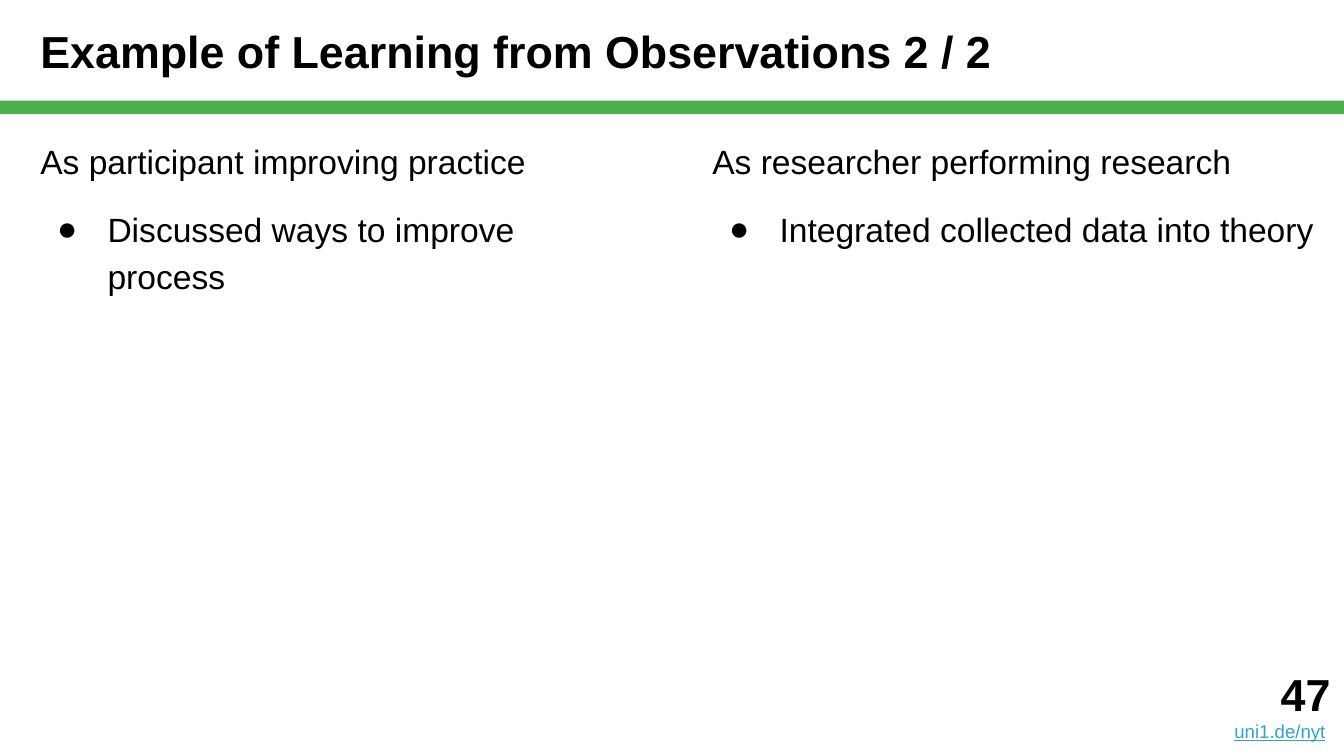
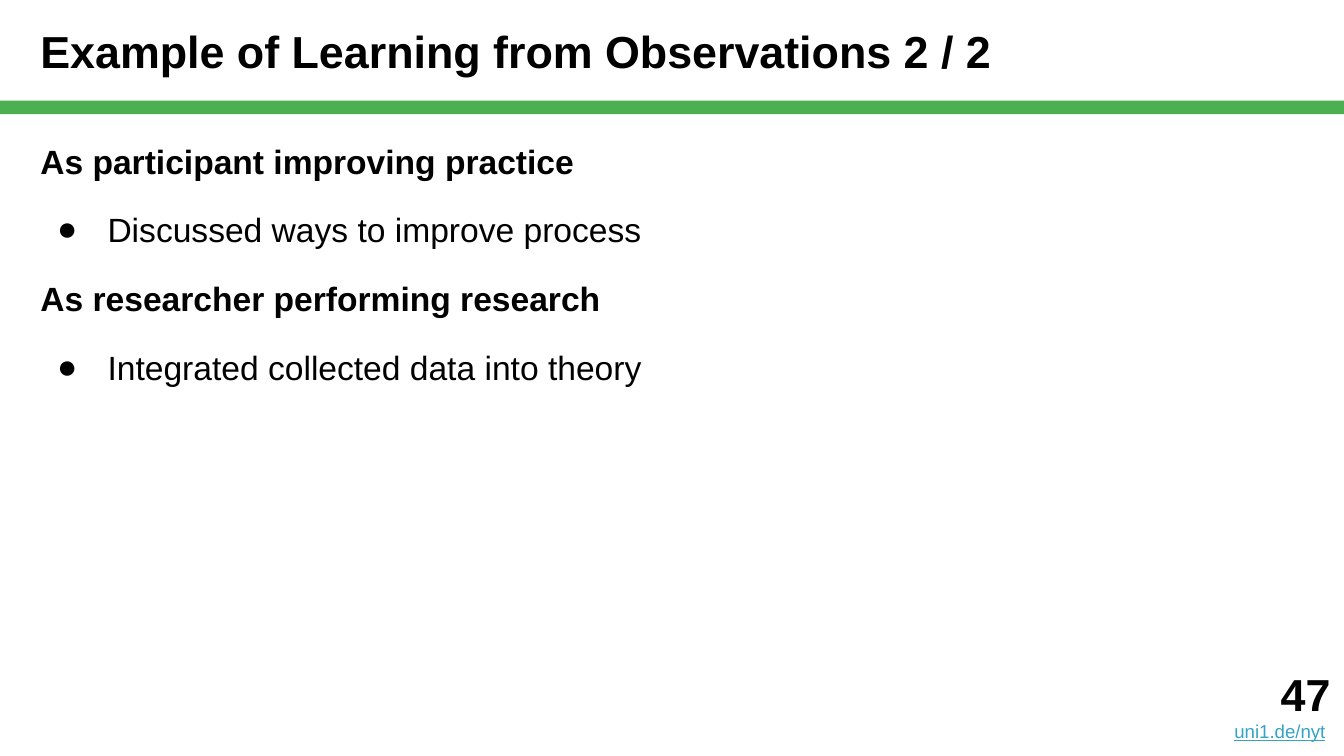
Before and after one commit to dirkriehle/nyt-course, a slide deck: slide 47 of Lecture slides/NYT C04 - Action Research.pptx. Drawn at 1344x756 pixels with LibreOffice and Linux fonts; fonts in the diff are those of the drawing. Boxes give left, top, right and bottom in pixels: in the first picture for what was removed or moved away, otherwise in the second. Text is boxed around its words. In the diff, an @@ line names an element or a change of style, - is before the commit and + after.

Commit message:
Added Action Research (C04) slide update (pre-lecture)

```diff
--- a/Lecture slides/NYT C04 - Action Research.pptx
+++ b/Lecture slides/NYT C04 - Action Research.pptx
@@ text at [40, 149, 574, 180]: bold on in "As participant improving practice" @@
@@ text removed at [712, 149, 1313, 248] @@
-As researcher performing research
-● Integrated collected data into theory
@@ text at [40, 286, 641, 386]: paragraphs added @@
+As researcher performing research
+● Integrated collected data into theory
```
Also in this commit, not shown: 10 other slides changed, 1 other file.
